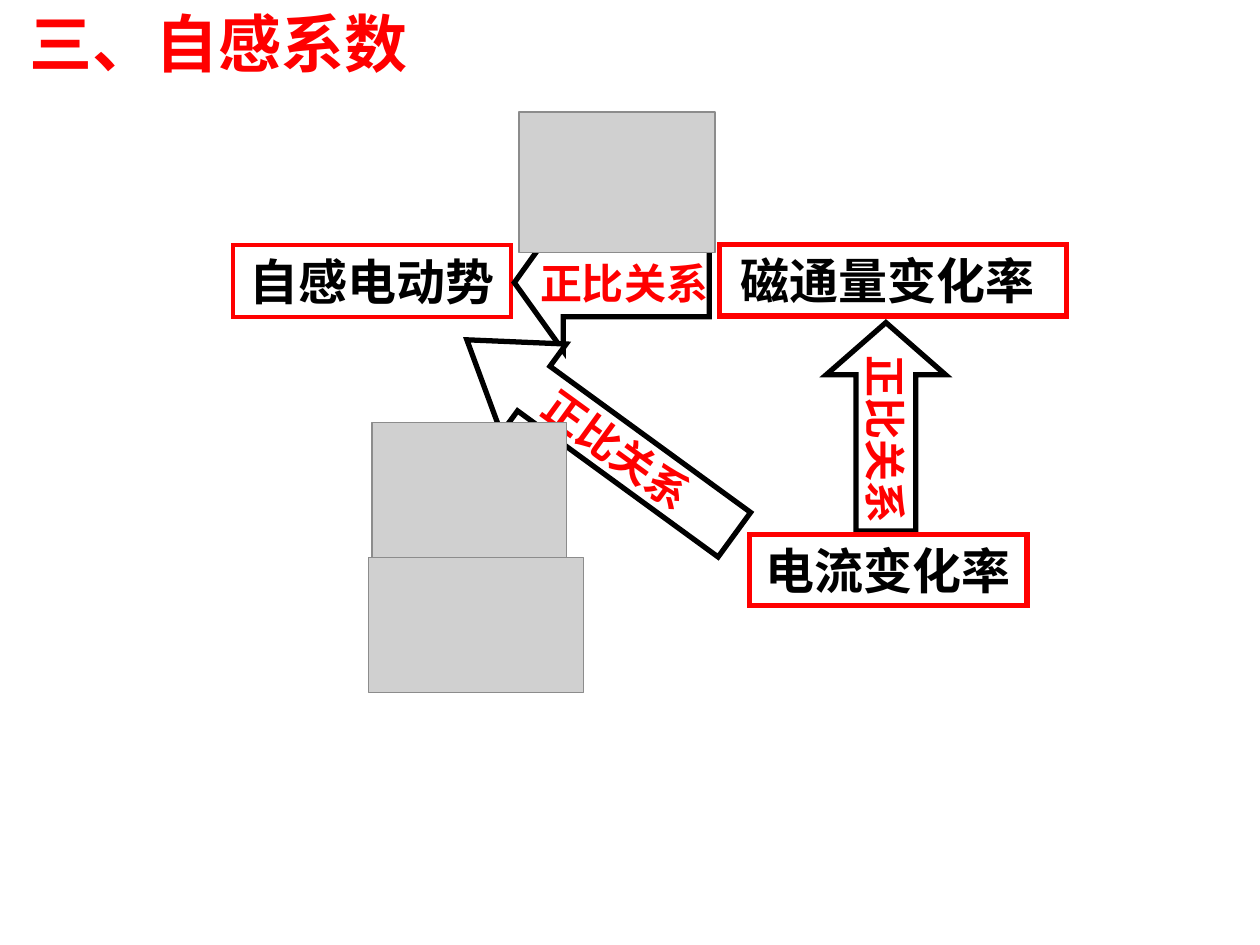
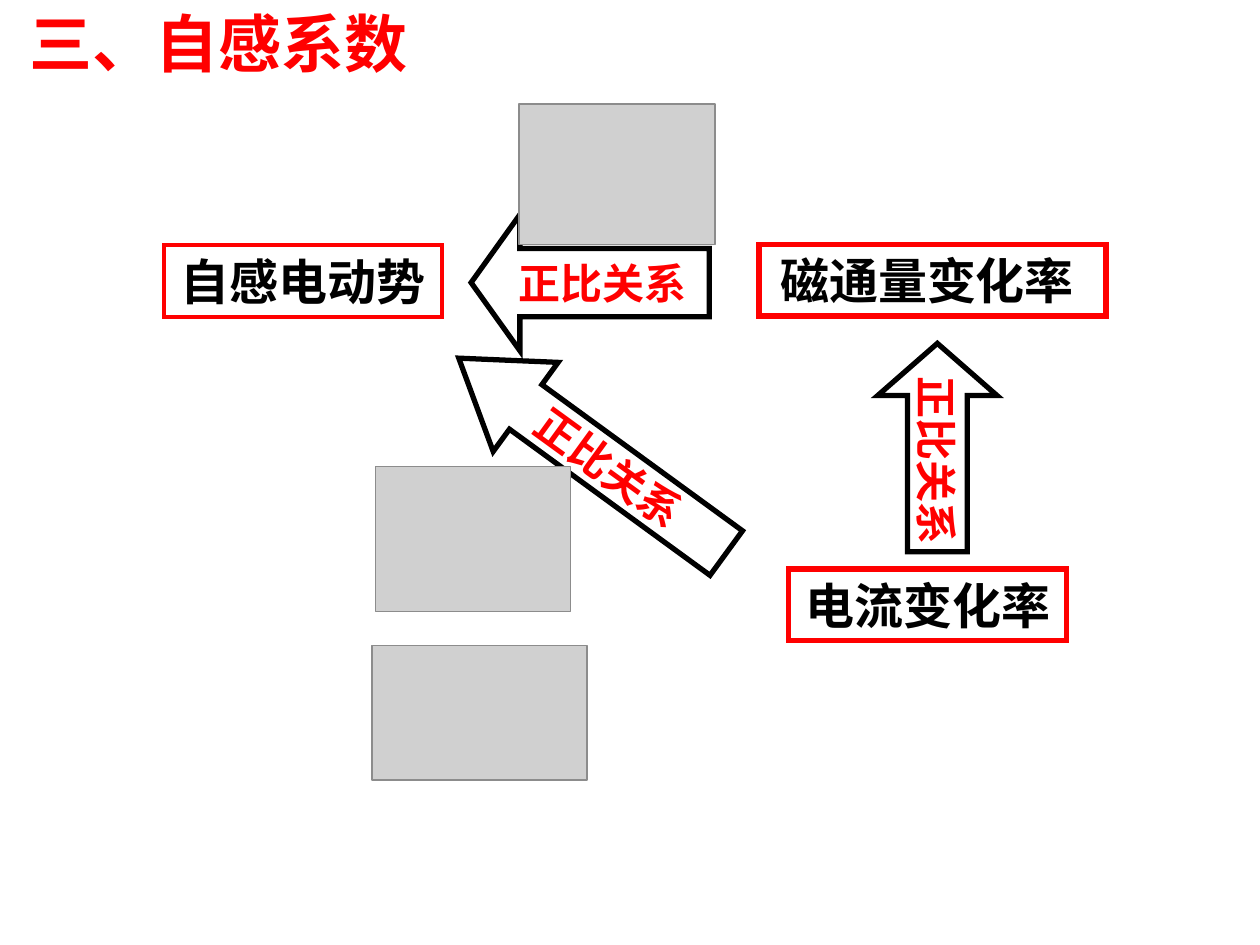
Before and after one commit to saddestboy/wuli2, a slide deck: slide 19 of 4.6 互感和自感/4.6 互感和自感.ppt. Drawn at 1260x945 pixels with LibreOffice and Linux fonts; fonts in the diff are those of the drawing; grey boxes stand for pictures. Boxes give left, top, right and bottom in pixels: in the first picture for what was removed or moved away, otherwise in the second. Text is boxed around its words. In the diff, an @@ line names an element or a change of style, - is before the commit and + after.

Commit message:
21/1/5

```diff
--- a/4.6 互感和自感/4.6 互感和自感.ppt
+++ b/4.6 互感和自感/4.6 互感和自感.ppt
@@ picture moved from (x1=519, y1=112, x2=716, y2=252) to (x1=519, y1=103, x2=716, y2=243) @@
@@ right arrow "正比关系" resized from (x1=514, y1=214, x2=709, y2=350) to (x1=471, y1=214, x2=709, y2=350) @@
@@ rectangle "自感电动势" moved from (x1=233, y1=246, x2=512, y2=318) to (x1=164, y1=246, x2=442, y2=318) @@
@@ rectangle "磁通量变化率" moved from (x1=719, y1=244, x2=1067, y2=316) to (x1=759, y1=244, x2=1106, y2=316) @@
@@ right arrow "正比关系" moved from (x1=434, y1=295, x2=767, y2=578) to (x1=427, y1=314, x2=759, y2=597) @@
@@ right arrow "正比关系" moved from (x1=825, y1=323, x2=945, y2=530) to (x1=877, y1=344, x2=997, y2=552) @@
@@ picture moved from (x1=372, y1=423, x2=567, y2=568) to (x1=375, y1=466, x2=571, y2=611) @@
@@ rectangle "电流变化率" moved from (x1=750, y1=534, x2=1028, y2=606) to (x1=789, y1=570, x2=1067, y2=641) @@
@@ picture moved from (x1=369, y1=558, x2=585, y2=693) to (x1=372, y1=645, x2=587, y2=780) @@
```
Also in this commit, not shown: 4 other slides changed.
